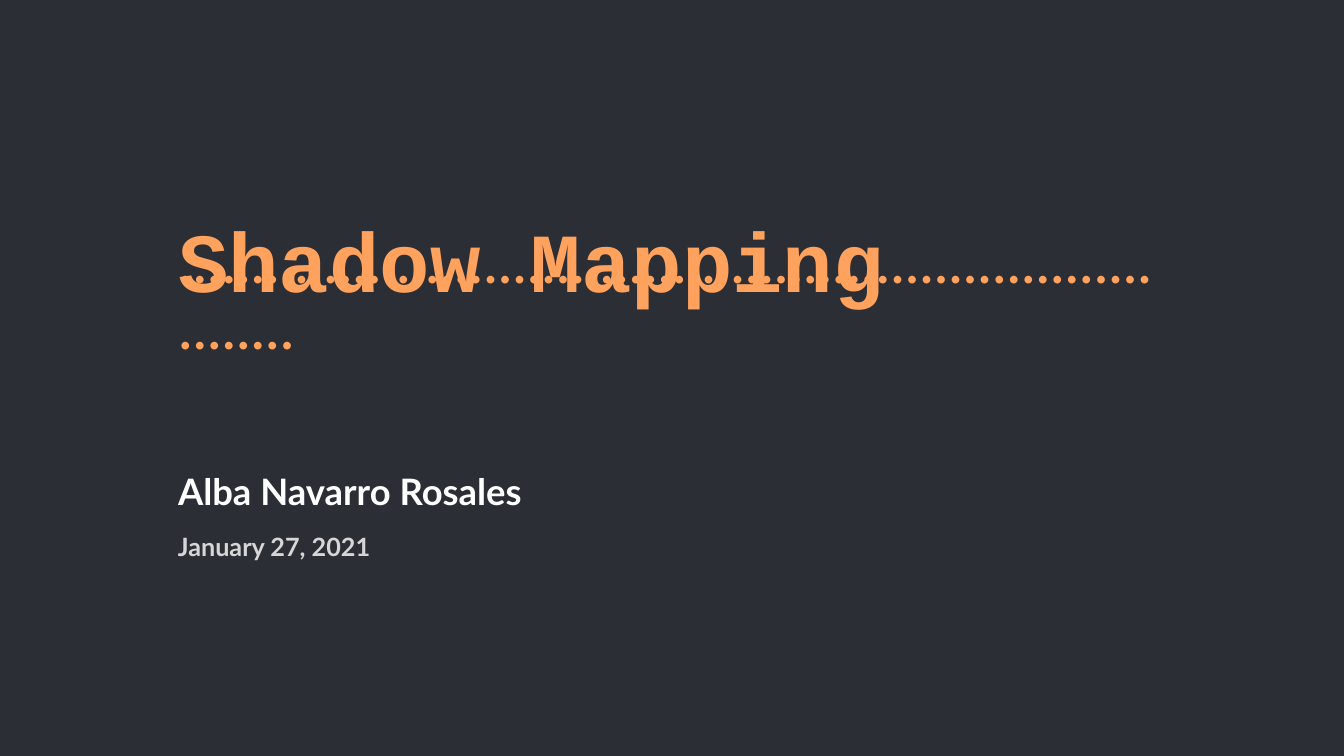
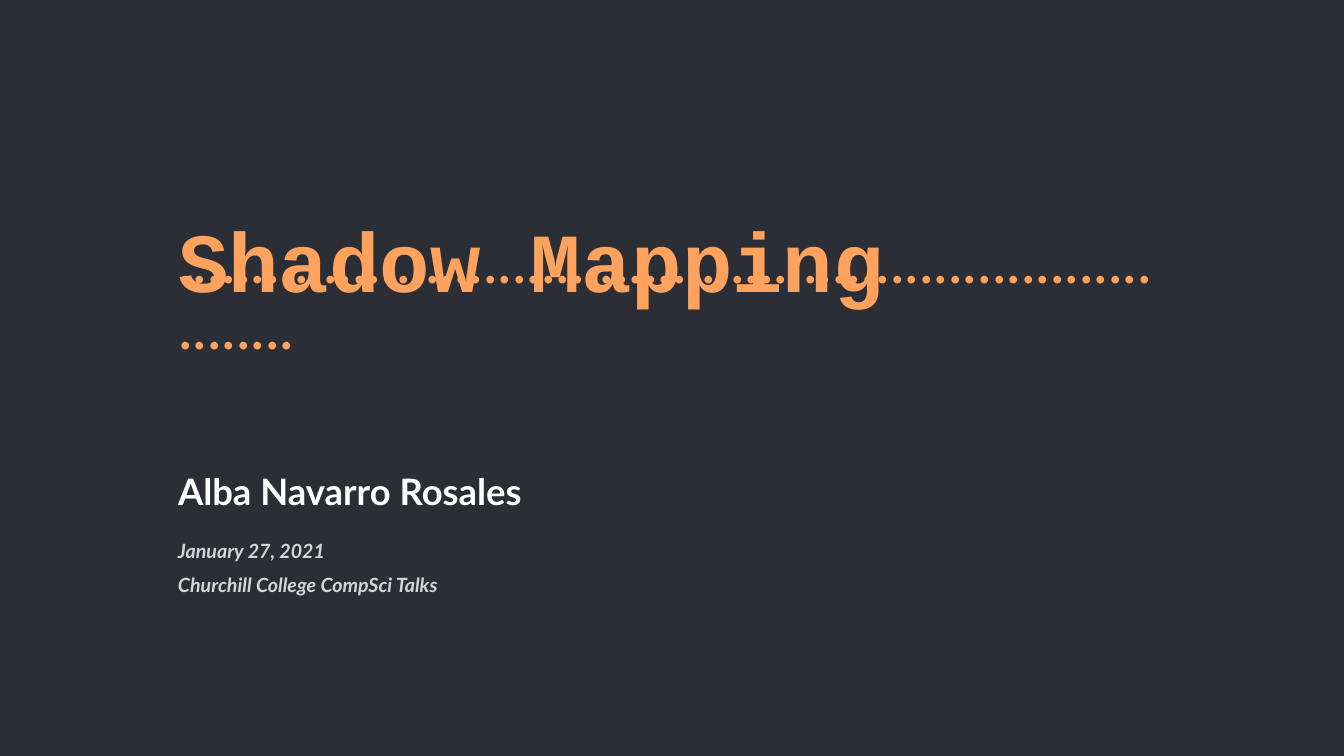
Before and after one commit to Alba-NR/ShadowMapping_TechTalk, a slide deck: slide 1 of slides/slides.pptx. Drawn at 1344x756 pixels with LibreOffice and Linux fonts; fonts in the diff are those of the drawing. Boxes give left, top, right and bottom in pixels: in the first picture for what was removed or moved away, otherwise in the second. Text is boxed around its words. In the diff, an @@ line names an element or a change of style, - is before the commit and + after.

```diff
--- a/slides/slides.pptx
+++ b/slides/slides.pptx
@@ text "January 27, 2021" at (178, 543, 325, 562): size 18 to 14 pt, italic on @@
@@ text added at (178, 577, 437, 596), 14 pt, text #D6D6D7, bold, italic @@
+Churchill College CompSci Talks
```
Also in this commit, not shown: 7 slides added.
